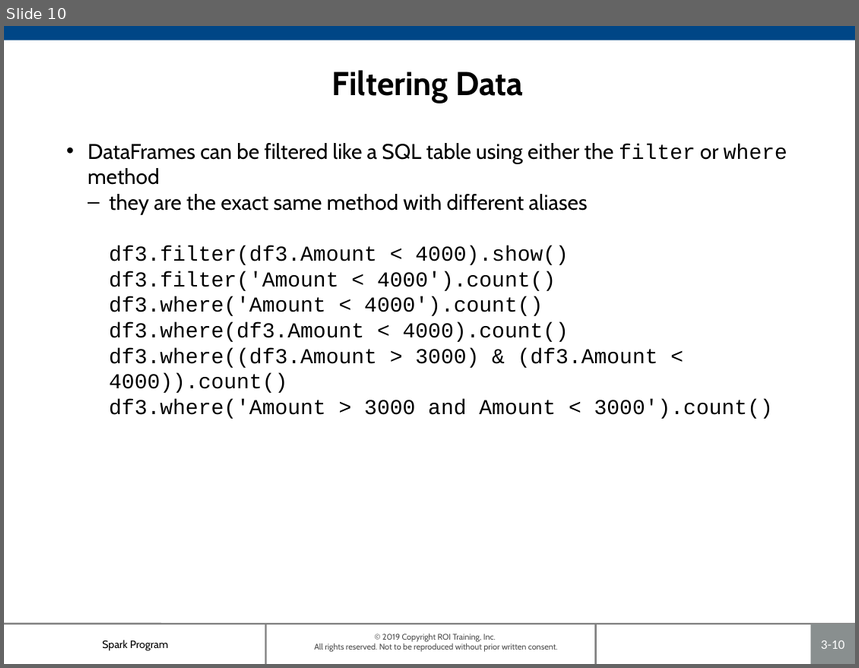
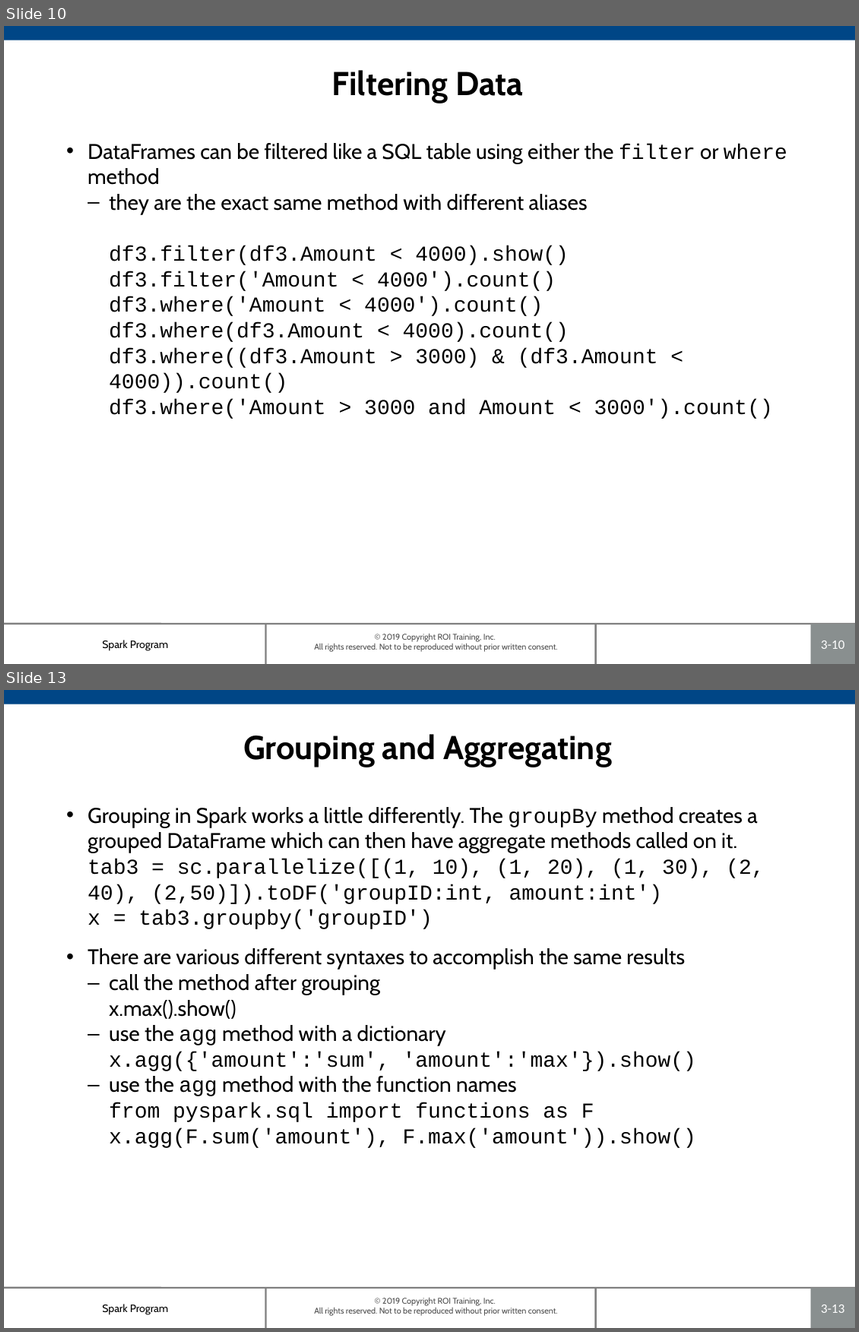
Before and after one commit to roitraining/SparkProgram, a slide deck: Day2/Ch03_DataFrames.pptx. Shown one above the other, each under a label of ours: slide 10 before the commit, slides 10 and 13 after it; the slides between them are not shown. The pictures are 859x668 and 859x1332 pixels, drawn with LibreOffice and Linux fonts; fonts in the diff are those of the drawing; background and template pictures are left out. Boxes give left, top, right and bottom in pixels: in the first picture for what was removed or moved away, otherwise in the second. Text is boxed around its words. In the diff, an @@ line names an element or a change of style, - is before the commit and + after.

```diff
--- a/Day2/Ch03_DataFrames.pptx
+++ b/Day2/Ch03_DataFrames.pptx
@@ slide 13 added at (4,690,855,1328), background #FFFFFF; not listed: 7 template elements that a slide beside it also shows @@
@@ title added at (243,734,612,767), 28 pt, text #000000, bold @@
+Grouping and Aggregating
@@ text added at (88,807,764,1148), 18 pt, text #000000 @@
+• Grouping in Spark works a little differently. The groupBy method creates a grouped DataFrame which can then have aggregate methods called on it.
+  tab3 = sc.parallelize([(1, 10), (1, 20), (1, 30), (2, 40), (2,50)]).toDF('groupID:int, amount:int')
+  x = tab3.groupby('groupID')
+• There are various different syntaxes to accomplish the same results
+  – call the method after grouping
+    x.max().show()
+  – use the agg method with a dictionary
+    x.agg({'amount':'sum', 'amount':'max'}).show()
+  – use the agg method with the function names
+    from pyspark.sql import functions as F
+    x.agg(F.sum('amount'), F.max('amount')).show()
```
Also in this commit, not shown: 2 slides changed, 6 other slides added, 1 slide removed.
